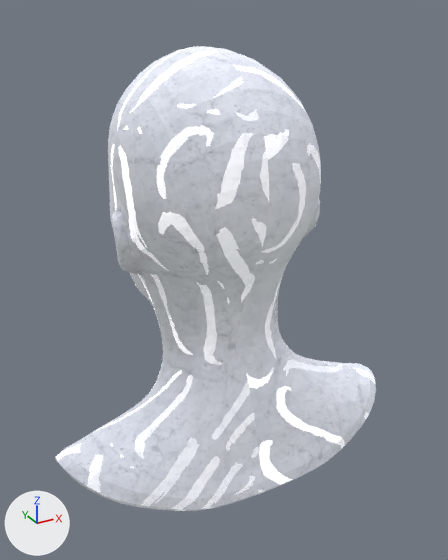
The glTF model public/assets/3DModels/Filter/Filter_0.gltf, before and after one commit.
Before and after are seen from a 50 mm camera at (-39.0, -76.5, 71.7) aimed at (0.6, -4.4, 35.7). Arrows for +X, +Y and +Z are at lower left; the lights stay in place. Where no turn or scale is listed for an object, it has been applied to the vertices. Vertices at the same position are counted once.

Objects in the first picture: '1.1'.
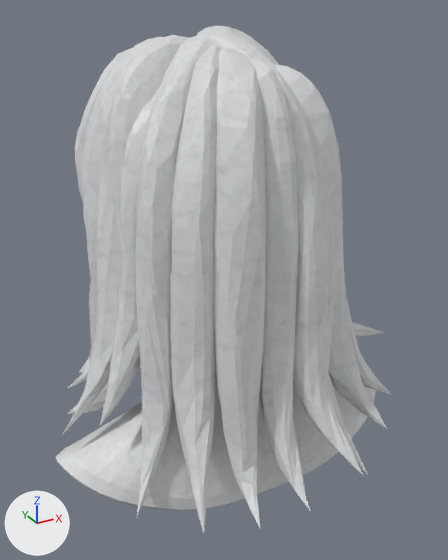
Where the newer file only moved an object's origin or applied its transform, the numbers keep the older frame.

The change, as JSON lines over the scene's bpy script:
```json
{"op": "set", "path": "img_image_0", "old": "load_image('Image_0', '_unpacked/Image_0', 1024, 1024, 'Non-Color')", "new": "load_image('Image_0', '_unpacked/Image_0', 2048, 2048, 'sRGB')"}
{"op": "add", "block": "mat_cheveux_8", "code": ["mat_cheveux_8 = principled_material('CHEVEUX.8')", "mat_cheveux_8.texture = img_image_0"]}
{"block": "me_mesh_0", "where": "# used by ob_1_1; location = (0.0, 0.0, 0.0)"}
{"op": "remove", "block": "me_mesh_0", "code": "me_mesh_0.from_pydata(...)  # 2241 vertices, 4478 faces; spans x -26.4..26.4, y -18.9..18.9, z 0.0..67.1"}
{"op": "add", "block": "me_mesh_0", "code": "me_mesh_0.from_pydata(...)  # 5582 vertices, 11074 faces; spans x -26.4..26.4, y -29.3..20.2, z 0.0..69.6"}
{"block": "me_mesh_0", "change": "me_mesh_0 part 1: 3341 vertices added at x -25.5..25.5, y -29.3..20.2, z 12.5..69.6"}
{"block": "me_mesh_0", "change": "me_mesh_0 part 2: 4478 faces spanning x -26.4..26.4, y -18.9..18.9, z 0.0..67.1 switch from mat_1_9 to mat_cheveux_8 (picture img_image_0)"}
```

What differs and where, as boxes (x1, y1, x2, y2) in the pictures (448 x 560 px):
```json
{"object": "1.1", "change": "surface changed, reshaped", "before": [56, 46, 376, 511], "after": [56, 26, 392, 533], "on screen": "white to grey, 9% taller"}
{"part": 1, "of": "me_mesh_0", "change": "added", "after": [62, 26, 392, 533]}
{"part": 2, "of": "me_mesh_0", "change": "recoloured", "before": [56, 46, 376, 511], "after": [56, 87, 376, 511], "on screen": "white to grey"}
```
